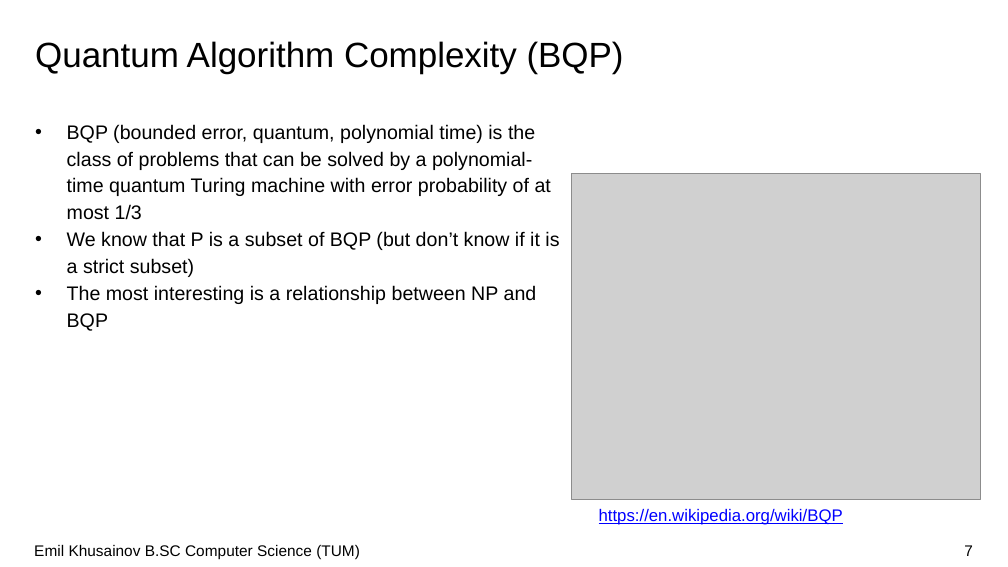
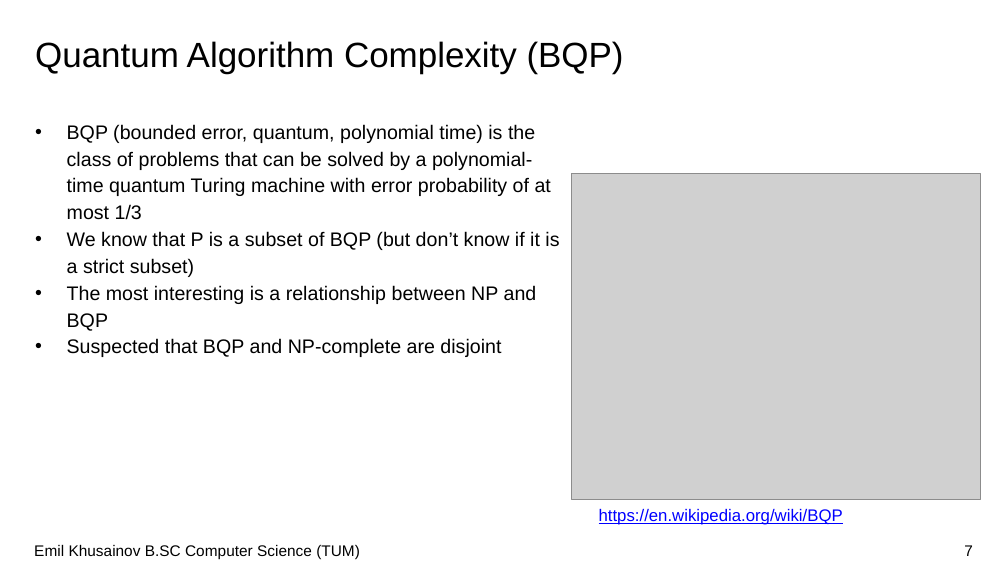
Before and after one commit to emilkanic0909/MaxCutQuiskitSeminar, a slide deck: slide 7 of Khuisainov MaxCut Presentation.pptx. Drawn at 1008x567 pixels with LibreOffice and Linux fonts; fonts in the diff are those of the drawing; grey boxes stand for pictures; background and template pictures are left out. Boxes give left, top, right and bottom in pixels: in the first picture for what was removed or moved away, otherwise in the second. Text is boxed around its words. In the diff, an @@ line names an element or a change of style, - is before the commit and + after.

```diff
--- a/Khuisainov MaxCut Presentation.pptx
+++ b/Khuisainov MaxCut Presentation.pptx
@@ text at bbox=[67, 338, 501, 357]: paragraph added @@
+• Suspected that BQP and NP-complete are disjoint
```
Also in this commit, not shown: 4 other slides changed, 1 slide added, 2 other files.
